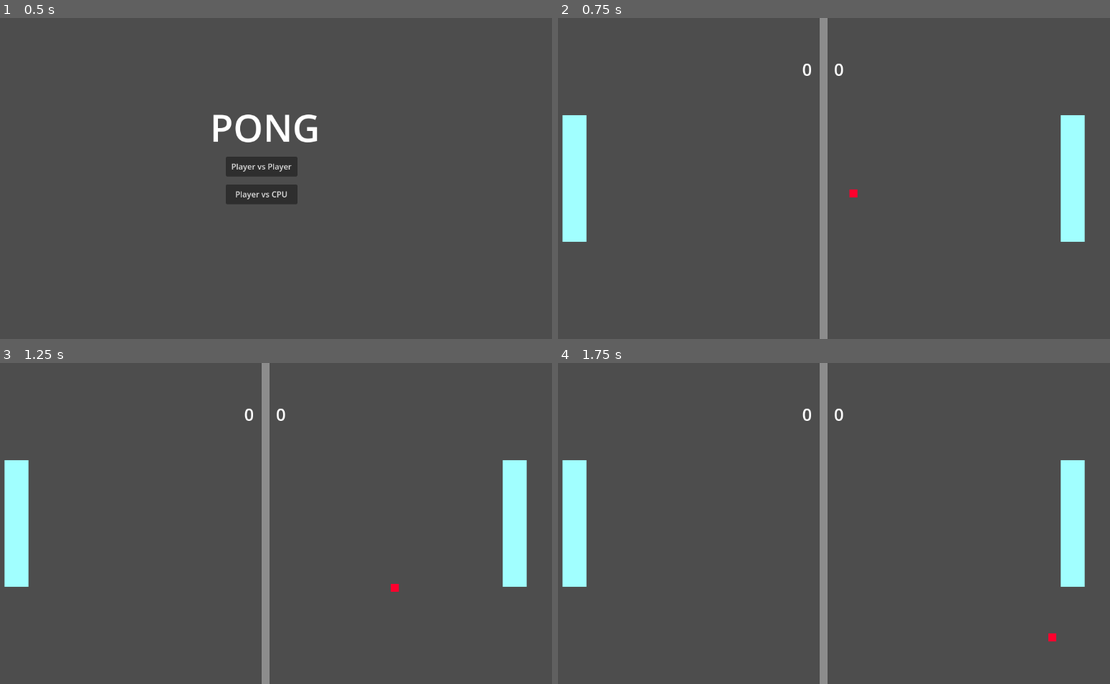
Above: before the commit, frames 1-4 (two rows, left to right).
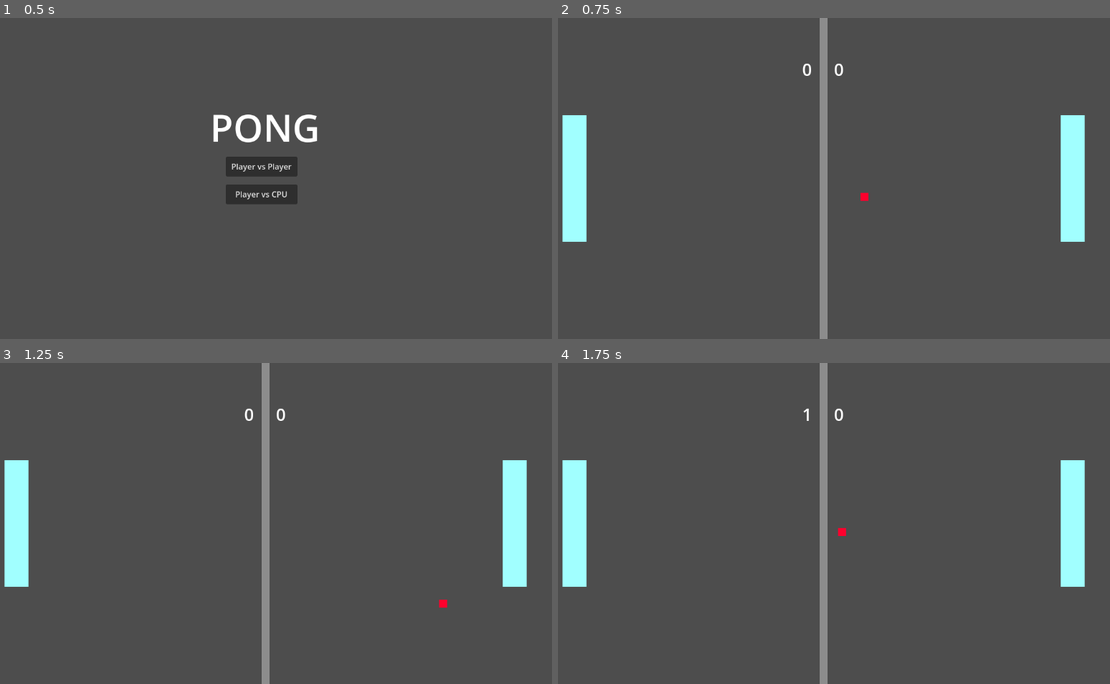
Above: after the commit, the same moments.

Repository: maxeeDev/pong
Game: Godot game, scene res://ui/main_menu.tscn
The game is run twice, just before and just after one commit, with the same random seed, the same clock (stepped at 60 frames per second) and the same inputs.
Inputs:
- Up to frame 1 (0.5 s): no input
- Up to frame 2 (0.75 s): click "Player vs Player" at 0.5 s
- Up to frame 3 (1.25 s): no input
- Up to frame 4 (1.75 s): no input

Frame 1 is identical in both runs. In frame 2, less than 0.1% of the frame differs, in the area x 52-57%, y 53-58%; in frame 3, less than 0.1%; in frame 4, 0.1%, in the area x 44-91%, y 14-87%.

Commit message:
increase ball speed and implement simple ai

Diff:
--- a/ball/ball.tscn
+++ b/ball/ball.tscn
@@ -13,7 +13,7 @@
 physics_material_override = SubResource("PhysicsMaterial_6plaf")
 gravity_scale = 0.0
 lock_rotation = true
-linear_velocity = Vector2(400, 200)
+linear_velocity = Vector2(550, 250)
 linear_damp_mode = 1
 angular_damp_mode = 1
 script = ExtResource("1_6plaf")
--- a/level/level.gd
+++ b/level/level.gd
@@ -9,12 +9,23 @@
 	if body.name == "Ball":
 		player2_score += 1
 		$Player2Score.text = str(player2_score)
+		$Ball.should_reset = true
+		$BallMovementLine2D.clear_points()
 
-		$Ball.should_reset = true
+
 
 func _on_outside_area_right_body_entered(body: Node2D) -> void:
 	if body.name == "Ball":
 		player1_score += 1
 		$Player1Score.text = str(player1_score)
+		$Ball.should_reset = true
+		$BallMovementLine2D.clear_points()
 
-		$Ball.should_reset = true
+
+func update_l2d(points: Array[Vector2]):
+	$BallMovementLine2D.clear_points()
+	$BallMovementLine2D.global_position = $Ball.global_position
+
+	for point in points:
+		var localized_point = $BallMovementLine2D.to_local(point)
+		$BallMovementLine2D.add_point(localized_point)
--- a/level/level.tscn
+++ b/level/level.tscn
@@ -35,6 +35,10 @@
 [node name="OutsideAreaRight" parent="." instance=ExtResource("5_ktfr2")]
 position = Vector2(1180, 324)
 
+[node name="BallMovementLine2D" type="Line2D" parent="."]
+width = 4.0
+default_color = Color(1, 0.00999999, 0.0264997, 1)
+
 [node name="Player1Score" type="RichTextLabel" parent="."]
 offset_left = 528.0
 offset_top = 80.0
--- a/player/player.gd
+++ b/player/player.gd
@@ -3,7 +3,8 @@
 @export var is_player_1: bool = true
 
 var ball: RigidBody2D
-var direction = 0
+var direction: int = 0
+var ai_target_ypos: float = 100
 
 const SPEED: int = 400
 
@@ -12,14 +13,28 @@
 
 func _physics_process(delta: float) -> void:
 	if is_player_1:
-		direction = get_direction(1)
-		position.y += direction * SPEED * delta
+		update_player_position(1, delta)
 	elif Globals.game_mode == Globals.mode.PLAYER_VS_PLAYER and not is_player_1:
-		direction = get_direction(2)
-		position.y += direction * SPEED * delta
+		update_player_position(2, delta)
 	else:
-		# TODO fix perfect ai
-		position.y = ball.position.y
+		position.y += get_ai_movement_dir() * SPEED * delta
 
-func get_direction(player_number: int) -> int:
-	return Input.get_axis("player" + str(player_number) + "_up" ,"player" + str(player_number) + "_down")
+func update_player_position(player_number: int, delta: float) -> void:
+	var direction = Input.get_axis("player" + str(player_number) + "_up" ,"player" + str(player_number) + "_down")
+	position.y += direction * SPEED * delta
+
+# helpful video for pong ai: https://www.youtube.com/watch?v=GRgYRvv2mPY
+
+func get_ai_movement_dir() -> int:
+	var dist_to_target: float = abs(ai_target_ypos - global_position.y)
+	var accuracy_dist: float = 50
+
+	ai_target_ypos = ball.global_position.y
+
+	if (dist_to_target > accuracy_dist):
+		if ai_target_ypos > global_position.y:
+			return 1
+		else:
+			return -1
+	else:
+		return 0
Not shown, added: ui/main_menu.gd.uid
